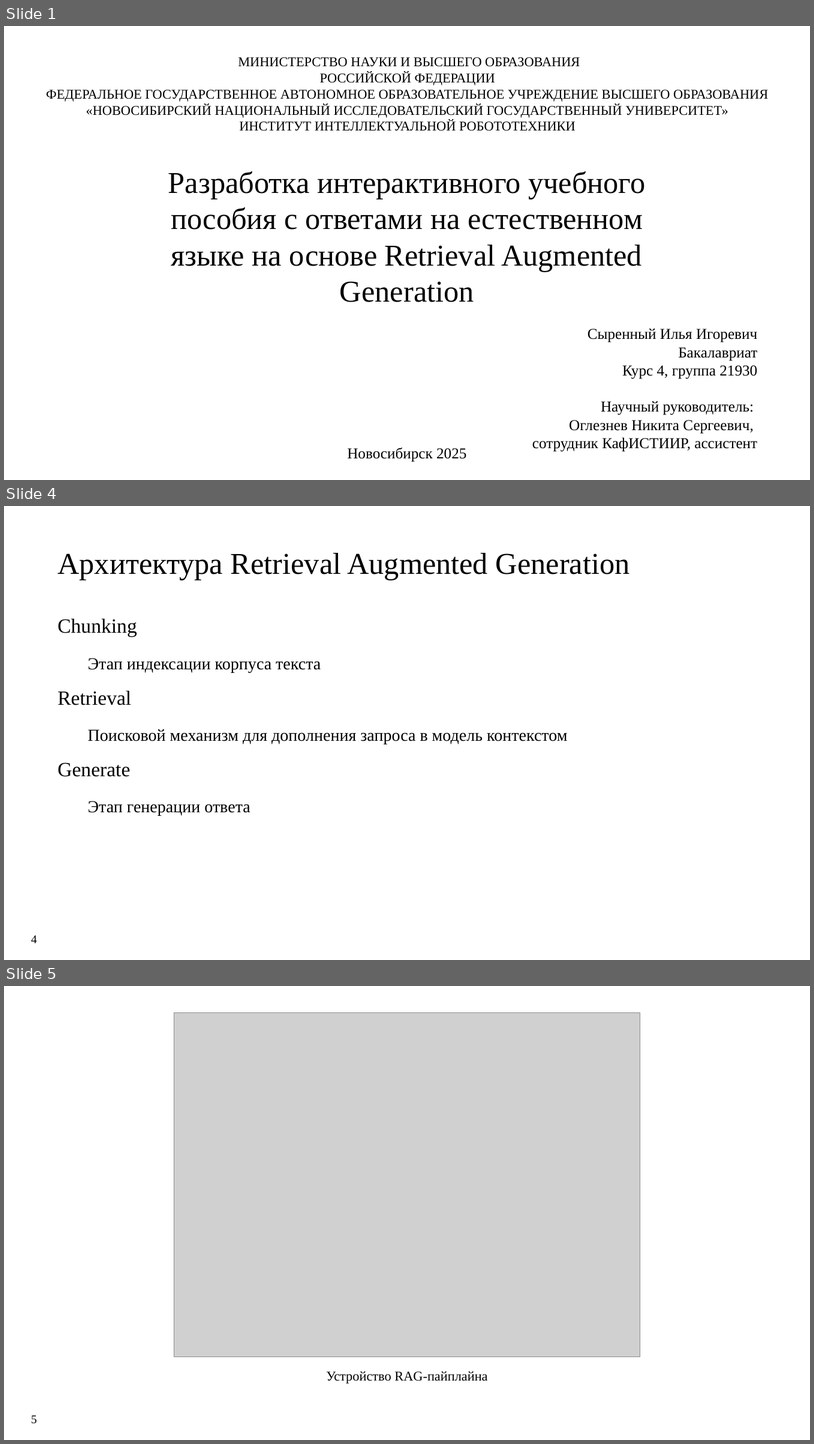
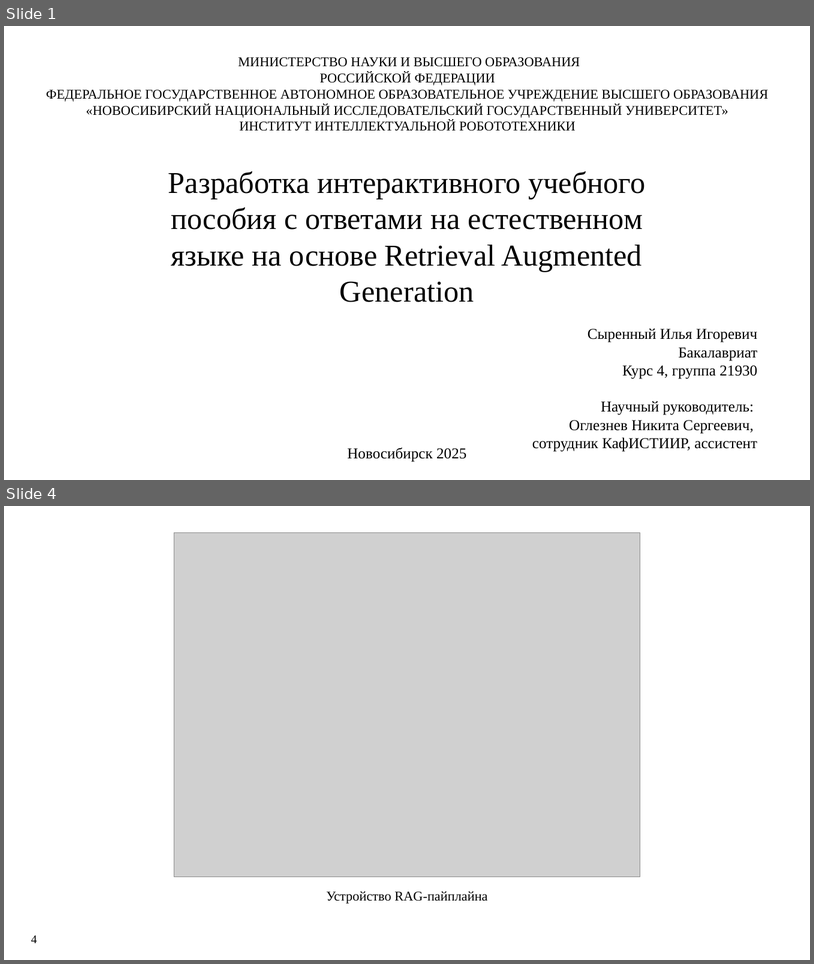
Before and after one commit to Syrenny/diploma-text, a slide deck: report_20.05/21930_Сыренный.pptx. Shown one above the other, each under a label of ours: slides 1, 4 and 5 before the commit, slides 1 and 4 after it; the slides between them are not shown. The pictures are 814x1444 and 814x964 pixels, drawn with LibreOffice and Linux fonts; fonts in the diff are those of the drawing; grey boxes stand for pictures. Boxes give left, top, right and bottom in pixels: in the first picture for what was removed or moved away, otherwise in the second. Text is boxed around its words. In the diff, an @@ line names an element or a change of style, - is before the commit and + after.

```diff
--- a/report_20.05/21930_Сыренный.pptx
+++ b/report_20.05/21930_Сыренный.pptx
@@ slide 4 removed at (4,506,810,960), background #FFFFFF @@
@@ title removed at (57,553,630,580) @@
-Архитектура Retrieval Augmented Generation
@@ text removed at (57,618,567,815) @@
-Chunking
-  Этап индексации корпуса текста
-Retrieval
-  Поисковой механизм для дополнения запроса в модель контекстом
-Generate
-  Этап генерации ответа
@@ page number removed at (31,935,37,943) @@
-4
@@ what was slide 5 is now slide 4 @@
@@ page number at (31,935,37,943): text changed @@
-5
+4
```
Also in this commit, not shown: 7 slides changed, 1 slide added, 1 other file.
